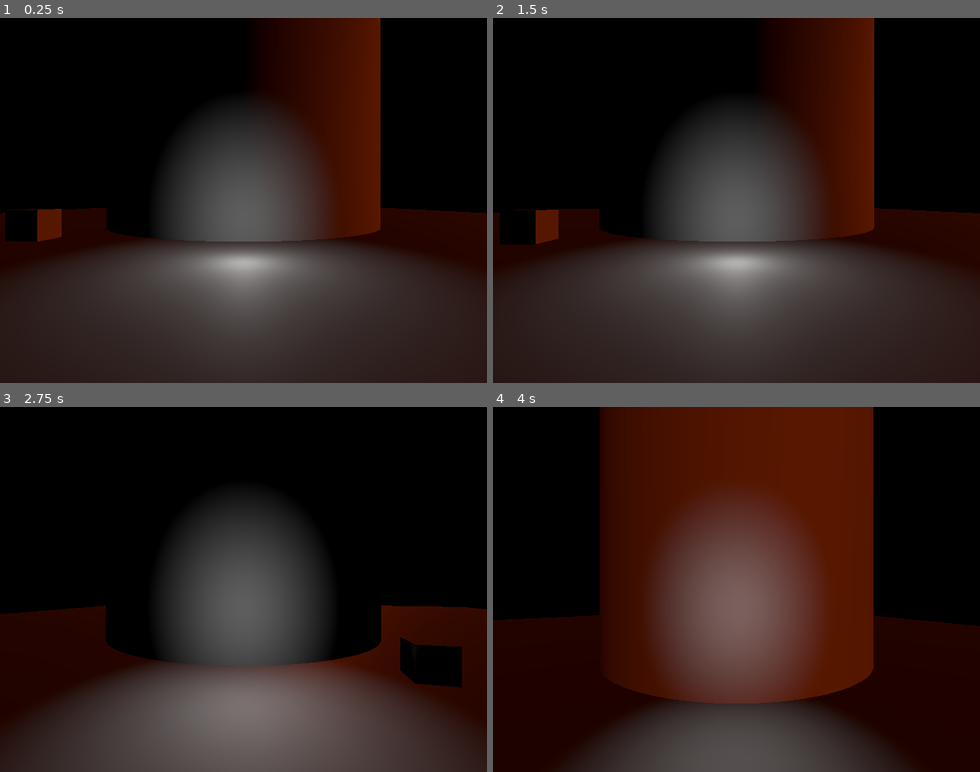
Above: before the commit, frames 1-4 (two rows, left to right).
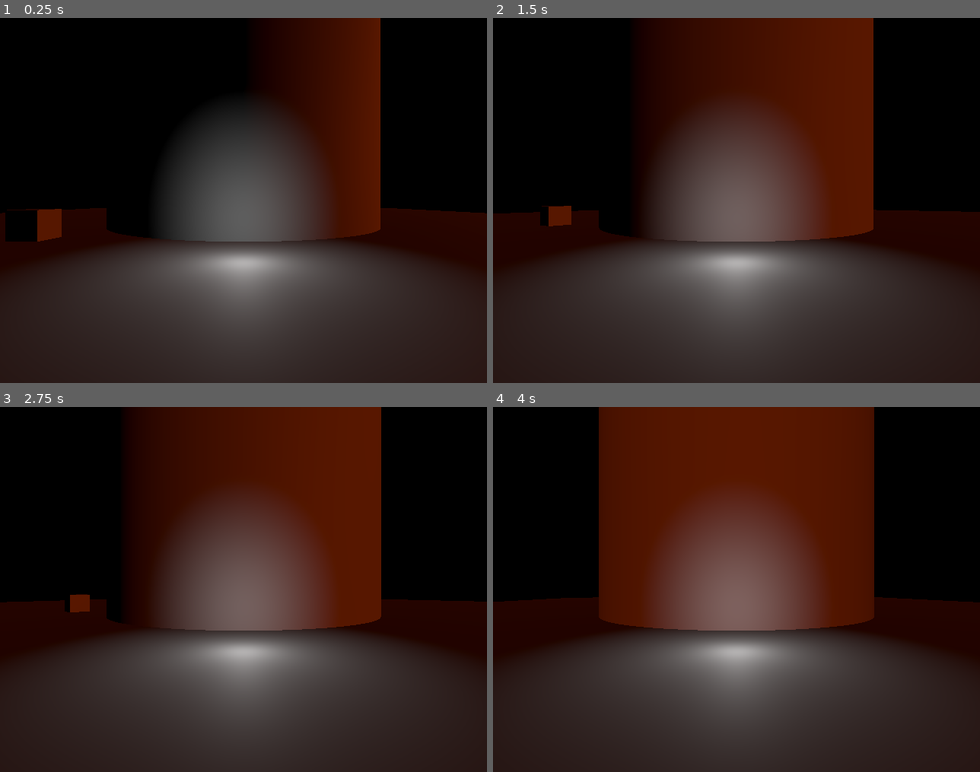
Above: after the commit, the same moments.

Repository: punchcafe/duskfall
Game: Godot game, scene res://world.tscn
The game is run twice, just before and just after one commit, with the same random seed, the same clock (stepped at 60 frames per second) and the same inputs.
Inputs:
- Up to frame 1 (0.25 s): no input
- Up to frame 2 (1.5 s): tap Enter at 0.5 s; hold Right (ui_right) 0.53-1.28 s; hold Space (jump) 0.53-1.28 s; hold Left (ui_left) from 1.28 s (still down); tap Space (jump) at 1.35 s
- Up to frame 3 (2.75 s): tap Space (jump) at 1.52, 1.82 s; release Left (ui_left) at 2.03 s; hold Right (ui_right) from 2.03 s (still down); hold Space (jump) from 2.03 s (still down)
- Up to frame 4 (4 s): release Right (ui_right) at 2.78 s; release Space (jump) at 2.78 s; hold Up (ui_up) 2.78-3.53 s; tap Space (jump) at 2.85, 3.02, 3.32 s; hold Left (ui_left) from 3.53 s (still down); hold Space (jump) from 3.53 s (still down)

The runs differ from the first frame. In frame 2, 19% of the frame differs, in the area x 0-100%, y 0-63%; in frame 3, 53%, in the area x 0-100%, y 0-100%; in frame 4, 28%.

Commit message:
:bug: fix velocity not resetting between vertical collisions

Diff:
--- a/Player.gd
+++ b/Player.gd
@@ -1,6 +1,6 @@
 extends CharacterBody3D
 
-var _velocity := Vector3(0,0,0)
+var _y_velocity := .0
 var _angular_velocity := .0
 var fixed_radius : float
 
@@ -10,10 +10,12 @@
 func _process(delta):
 	self._apply_gravity_acceleration(delta)
 	var ground_collision = self._move_and_collide_in_y(delta)
-
 	if ground_collision:
-		if Input.is_action_pressed("jump"):
-			self._velocity += Vector3(0, 10, 0)
+		# Set velocity back to 0
+		self._y_velocity = 0
+		if Input.is_action_pressed("ui_up"):
+			self._y_velocity += 10
+			return
 		elif Input.is_action_pressed("ui_left"):
 			self._angular_velocity = -1
 		elif Input.is_action_pressed("ui_right"):
@@ -27,10 +29,10 @@
 	$CameraOrigin.rotation.y = -1 * _current_theta()
 
 func _apply_gravity_acceleration(delta) -> void:
-	self._velocity += Vector3(0, -9.8 * delta * 2, 0)
+	self._y_velocity += -9.8 * delta * 4
 
 func _move_and_collide_in_y(delta) -> KinematicCollision3D:
-	var y_component = Vector3(0, self._velocity.y * delta, 0)
+	var y_component = Vector3(0, self._y_velocity * delta, 0)
 	return self.move_and_collide(y_component)
 
 func _current_theta() -> float:
